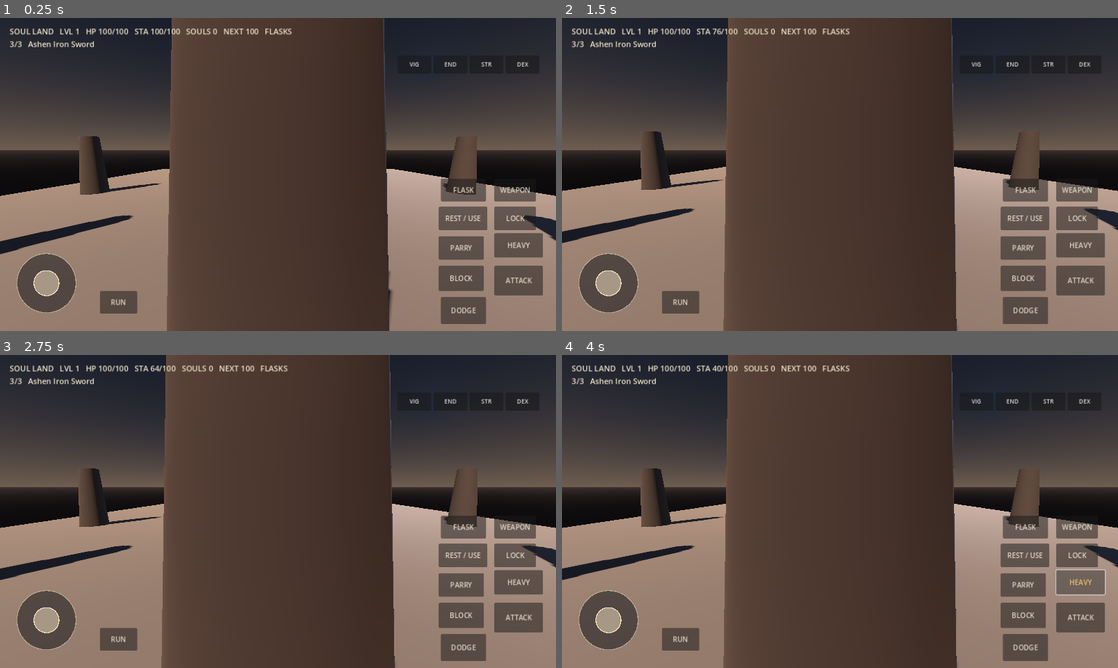
Above: before the commit, frames 1-4 (two rows, left to right).
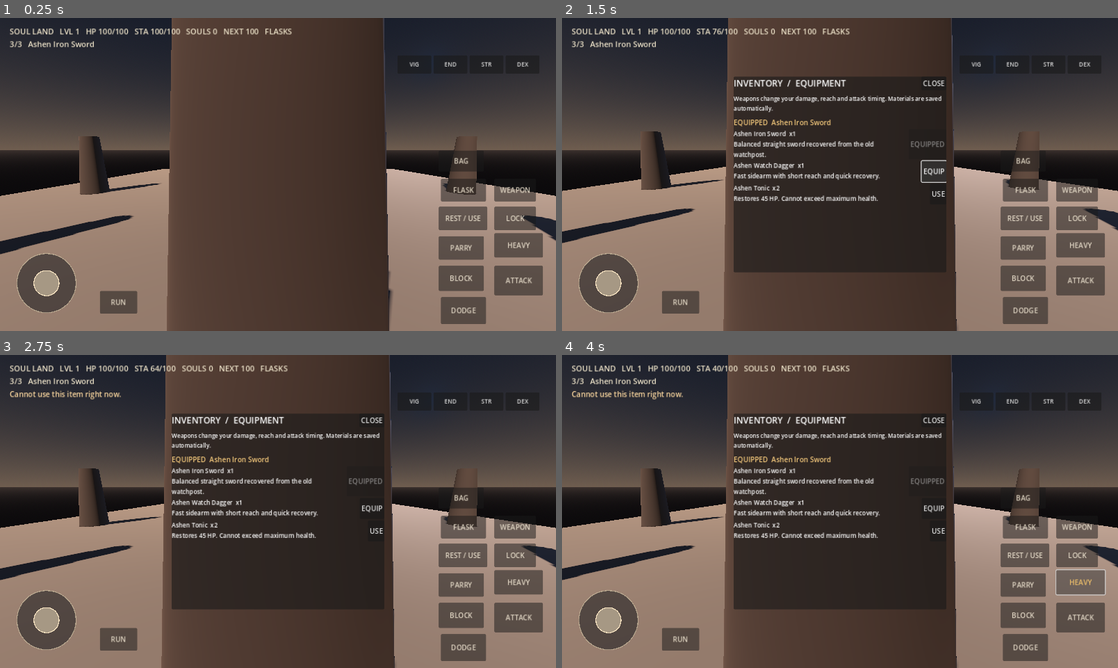
Above: after the commit, the same moments.

Repository: codingscenes2-cyber/SoulLans
Game: Godot game, scene res://scenes/main.tscn
The game is run twice, just before and just after one commit, with the same random seed, the same clock (stepped at 60 frames per second) and the same inputs.
Inputs (mouse positions are in pixels of both pictures, inside the frame that each line leads up to):
- Up to frame 1 (0.25 s): no input
- Up to frame 2 (1.5 s): click (1023, 161) at 0.5 s, where only the run after the commit has a clickable "BAG"; click (934, 171) at 1.25 s, where only the run after the commit has a clickable "EQUIP"
- Up to frame 3 (2.75 s): click (378, 530) at 2 s, where only the run after the commit has a clickable "USE"
- Up to frame 4 (4 s): click "ATTACK" at 2.75 s; click "HEAVY" at 3.5 s

The runs differ from the first frame. In frame 1, 0.3% of the frame differs, in the area x 81-86%, y 42-50%; in frame 2, 20%; in frame 3, 20%, in the area x 1-86%, y 11-82%; in frame 4, 20%.

Commit message:
Add interactive mobile inventory and weapon equipment panel

Diff:
--- a/scripts/mobile_hud.gd
+++ b/scripts/mobile_hud.gd
@@ -8,6 +8,9 @@
 var quest_label: Label
 var boss_label: Label
 var boss_health_bar: ProgressBar
+var inventory_panel: PanelContainer
+var inventory_list: VBoxContainer
+var inventory_refresh_timer := 0.0
 var message_timer := 0.0
 
 func _ready() -> void:
@@ -75,6 +78,8 @@
     _add_button(root, "REST / USE", Vector2(-270, -286), "interact", Vector2(112, 54), true)
     _add_button(root, "WEAPON", Vector2(-142, -350), "switch_weapon", Vector2(96, 52), true)
     _add_button(root, "FLASK", Vector2(-265, -350), "heal", Vector2(104, 52), true)
+    _add_button(root, "BAG", Vector2(-270, -415), "inventory", Vector2(104, 48), true)
+    _create_inventory_panel(root)
     var joystick := Control.new()
     joystick.name = "MovementJoystick"
     joystick.set_script(JOYSTICK_SCRIPT)
@@ -103,6 +108,11 @@
         if message_timer <= 0.0:
             message_label.visible = false
     _update_boss_hud()
+    if inventory_panel.visible:
+        inventory_refresh_timer += delta
+        if inventory_refresh_timer >= 0.5:
+            inventory_refresh_timer = 0.0
+            _refresh_inventory_panel()
     var quest: Dictionary = GameState.get_quest_state("ashen_sigils")
     var quest_status := str(quest.get("status", "not_started"))
     if quest_status == "active":
@@ -121,6 +131,110 @@
         ]
         if player.has_method("get_weapon_name"):
             status_label.text += "   " + player.get_weapon_name()
+
+func _create_inventory_panel(root: Control) -> void:
+    inventory_panel = PanelContainer.new()
+    inventory_panel.name = "InventoryPanel"
+    inventory_panel.anchor_left = 0.5
+    inventory_panel.anchor_right = 0.5
+    inventory_panel.anchor_top = 0.5
+    inventory_panel.anchor_bottom = 0.5
+    inventory_panel.offset_left = -245.0
+    inventory_panel.offset_right = 245.0
+    inventory_panel.offset_top = -225.0
+    inventory_panel.offset_bottom = 225.0
+    inventory_panel.visible = false
+    root.add_child(inventory_panel)
+
+    var layout := VBoxContainer.new()
+    layout.add_theme_constant_override("separation", 10)
+    inventory_panel.add_child(layout)
+    var heading := HBoxContainer.new()
+    layout.add_child(heading)
+    var title := Label.new()
+    title.text = "INVENTORY  /  EQUIPMENT"
+    title.size_flags_horizontal = Control.SIZE_EXPAND_FILL
+    title.add_theme_font_size_override("font_size", 20)
+    heading.add_child(title)
+    var close_button := Button.new()
+    close_button.text = "CLOSE"
+    close_button.pressed.connect(func() -> void: toggle_inventory(false))
+    heading.add_child(close_button)
+
+    var hint := Label.new()
+    hint.text = "Weapons change your damage, reach and attack timing. Materials are saved automatically."
+    hint.autowrap_mode = TextServer.AUTOWRAP_WORD_SMART
+    hint.add_theme_font_size_override("font_size", 13)
+    layout.add_child(hint)
+    var scroll := ScrollContainer.new()
+    scroll.size_flags_vertical = Control.SIZE_EXPAND_FILL
+    layout.add_child(scroll)
+    inventory_list = VBoxContainer.new()
+    inventory_list.size_flags_horizontal = Control.SIZE_EXPAND_FILL
+    scroll.add_child(inventory_list)
+
+func toggle_inventory(force_open: bool = false) -> void:
+    if not is_instance_valid(inventory_panel):
+        return
+    inventory_panel.visible = force_open or not inventory_panel.visible
+    if inventory_panel.visible:
+        _refresh_inventory_panel()
+
+func _refresh_inventory_panel() -> void:
+    if not is_instance_valid(inventory_list):
+        return
+    for child in inventory_list.get_children():
+        inventory_list.remove_child(child)
+        child.queue_free()
+    var equipped_id := GameState.get_equipped_weapon_id()
+    var equipment_title := Label.new()
+    equipment_title.text = "EQUIPPED  " + str(GameState.get_item_info(equipped_id).get("name", "Unarmed"))
+    equipment_title.add_theme_color_override("font_color", Color(0.95, 0.78, 0.48))
+    inventory_list.add_child(equipment_title)
+    for entry in GameState.get_inventory():
+        if not entry is Dictionary:
+            continue
+        var item_id := str(entry.get("id", ""))
+        var quantity := int(entry.get("quantity", 0))
+        var info := GameState.get_item_info(item_id)
+        if info.is_empty() or quantity <= 0:
+            continue
+        var row := HBoxContainer.new()
+        row.add_theme_constant_override("separation", 8)
+        inventory_list.add_child(row)
+        var details := Label.new()
+        details.text = "%s  x%d\n%s" % [str(info.get("name", item_id)), quantity, str(info.get("description", ""))]
+        details.size_flags_horizontal = Control.SIZE_EXPAND_FILL
+        details.autowrap_mode = TextServer.AUTOWRAP_WORD_SMART
+        details.custom_minimum_size = Vector2(260.0, 48.0)
+        details.add_theme_font_size_override("font_size", 14)
+        row.add_child(details)
+        var item_type := str(info.get("type", ""))
+        if item_type == "weapon":
+            var equip_button := Button.new()
+            equip_button.text = "EQUIPPED" if item_id == equipped_id else "EQUIP"
+            equip_button.disabled = item_id == equipped_id
+            equip_button.pressed.connect(_on_inventory_equip.bind(item_id))
+            row.add_child(equip_button)
+        elif item_type == "consumable" and item_id == "ashen_tonic":
+            var use_button := Button.new()
+            use_button.text = "USE"
+            use_button.pressed.connect(_on_inventory_use.bind(item_id))
+            row.add_child(use_button)
+
+func _on_inventory_equip(item_id: String) -> void:
+    if is_instance_valid(player) and player.has_method("equip_weapon_by_id"):
+        if player.equip_weapon_by_id(item_id):
+            show_message("Equipped " + str(GameState.get_item_info(item_id).get("name", item_id)) + ".")
+            _refresh_inventory_panel()
+
+func _on_inventory_use(item_id: String) -> void:
+    if is_instance_valid(player) and player.has_method("use_inventory_item"):
+        if player.use_inventory_item(item_id):
+            show_message("Used " + str(GameState.get_item_info(item_id).get("name", item_id)) + ".")
+            _refresh_inventory_panel()
+        else:
+            show_message("Cannot use this item right now.")
 
 func _update_boss_hud() -> void:
     var visible_boss: Node
